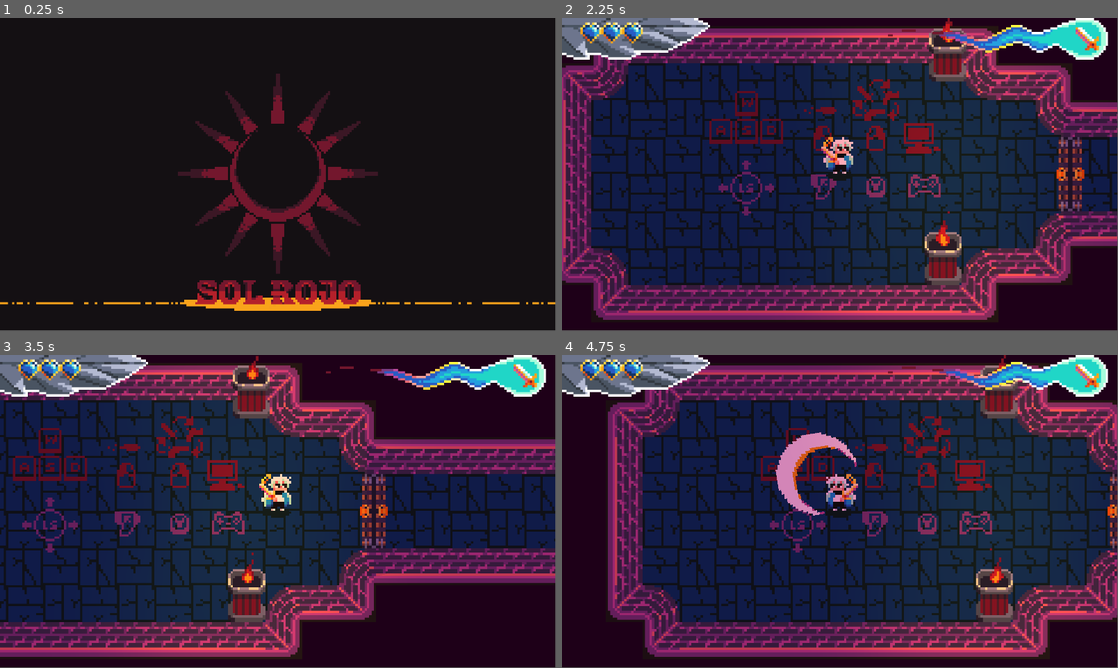
Above: before the commit, frames 1-4 (two rows, left to right).
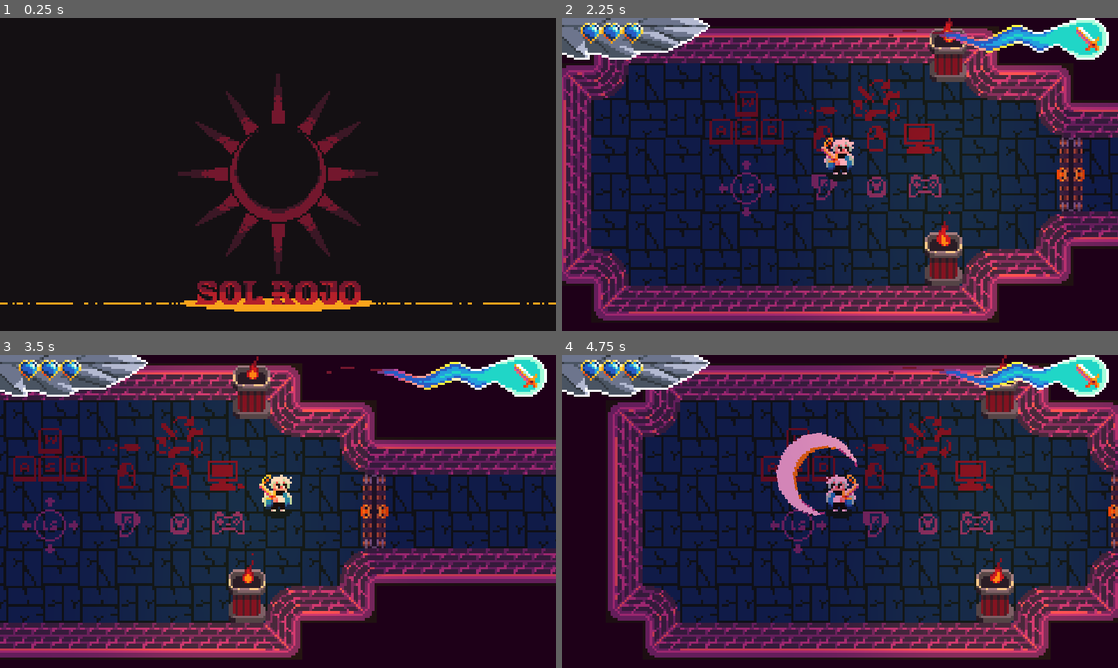
Above: after the commit, the same moments.

Repository: NielsOuvrard/TheShadowOfHeaven
Game: Godot game, scene res://Scenes/SplashScreen.tscn
Same seed, same stepped clock (60 frames per second), same inputs: the game is played once before the commit and once after it.
Inputs (mouse positions are in pixels of both pictures, inside the frame that each line leads up to):
- Up to frame 1 (0.25 s): no input
- Up to frame 2 (2.25 s): tap Enter at 0.5, 2 s; move the mouse to (962, 158) at 0.52 s; hold Right (move_right) 0.53-1.25 s; hold Q (change_weapon) 0.53-1.25 s; click (962, 158) at 0.67 s; tap Space at 1.25 s; drag from (728, 190) to (812, 237) at 1.27 s; move the mouse to (895, 105) at 2.02 s; hold Right (move_right) from 2.03 s (still down); hold F (interact) from 2.03 s (still down)
- Up to frame 3 (3.5 s): release Right (move_right) at 2.75 s; release F (interact) at 2.75 s; drag from (250, 574) to (278, 492) at 2.77 s
- Up to frame 4 (4.75 s): move the mouse to (1006, 558) at 3.52 s; press the mouse at (1006, 558) at 3.53 s; hold Left (move_left) 3.53-4.25 s; release the mouse at (1006, 558) at 4.25 s; drag from (673, 464) to (878, 502) at 4.27 s
In our replay, the window is 799x449 before the commit and 800x450 after it. These sizes can differ from the game's own. Grey fills any space a smaller window leaves; there, only what the larger window draws over its background counts as a difference.

The runs differ from the first frame. In frame 1, 1.3% of the frame differs, in the area x 0-100%, y 21-94%; in frame 2, 11%, in the area x 0-100%, y 0-97%; in frame 3, 8.9%; in frame 4, 11%.

Commit message:
bullets fix, stretch fix, new icon

Diff:
--- a/Scenes/hud.tscn
+++ b/Scenes/hud.tscn
@@ -72,10 +72,14 @@
 theme_override_fonts/font = ExtResource("5_3rqoy")
 text = "6"
 
-[node name="BulletParent" type="Node" parent="Right"]
+[node name="BulletParent" type="Control" parent="Right"]
+anchors_preset = 0
+offset_left = -100.0
+offset_top = 200.0
+offset_right = -100.0
+offset_bottom = 200.0
 
 [node name="BulletIcon" parent="Right/BulletParent" instance=ExtResource("8_tipkt")]
-position = Vector2(1788, 196)
 
 [node name="Center" type="Control" parent="."]
 layout_mode = 3
--- a/Scripts/hud.gd
+++ b/Scripts/hud.gd
@@ -14,7 +14,7 @@
 @onready var heart_parent: Node = $Left/HeartParent
 @onready var heart: Sprite2D = $Left/HeartParent/Heart
 
-@onready var bullet_parent: Node = $Right/BulletParent
+@onready var bullet_parent: Control = $Right/BulletParent
 @onready var bullet_icon: Node2D = $Right/BulletParent/BulletIcon
 
 @onready var inv_text: Label = $Right/InvText
--- a/icon.svg
+++ /dev/null
@@ -1 +0,0 @@
-<svg height="128" width="128" xmlns="http://www.w3.org/2000/svg"><rect x="2" y="2" width="124" height="124" rx="14" fill="#363d52" stroke="#212532" stroke-width="4"/><g transform="scale(.101) translate(122 122)"><g fill="#fff"><path d="M105 673v33q407 354 814 0v-33z"/><path d="m105 673 152 14q12 1 15 14l4 67 132 10 8-61q2-11 15-15h162q13 4 15 15l8 61 132-10 4-67q3-13 15-14l152-14V427q30-39 56-81-35-59-83-108-43 20-82 47-40-37-88-64 7-51 8-102-59-28-123-42-26 43-46 89-49-7-98 0-20-46-46-89-64 14-123 42 1 51 8 102-48 27-88 64-39-27-82-47-48 49-83 108 26 42 56 81zm0 33v39c0 276 813 276 814 0v-39l-134 12-5 69q-2 10-14 13l-162 11q-12 0-16-11l-10-65H446l-10 65q-4 11-16 11l-162-11q-12-3-14-13l-5-69z" fill="#478cbf"/><path d="M483 600c0 34 58 34 58 0v-86c0-34-58-34-58 0z"/><circle cx="725" cy="526" r="90"/><circle cx="299" cy="526" r="90"/></g><g fill="#414042"><circle cx="307" cy="532" r="60"/><circle cx="717" cy="532" r="60"/></g></g></svg>
--- a/project.godot
+++ b/project.godot
@@ -14,7 +14,7 @@
 run/main_scene="res://Scenes/SplashScreen.tscn"
 config/features=PackedStringArray("4.3", "Forward Plus")
 boot_splash/show_image=false
-config/icon="res://icon.svg"
+config/icon="res://Assets/icon.png"
 
 [autoload]
 
@@ -31,6 +31,7 @@
 window/size/viewport_width=1920
 window/size/viewport_height=1080
 window/size/always_on_top=true
+window/stretch/mode="canvas_items"
 
 [input]
 
Binary file added: Assets/icon.png
Not shown, changed: Assets/icon.png.import
Not shown: 1 places in Scenes/ConfigPanel.tscn that only renumber resources
